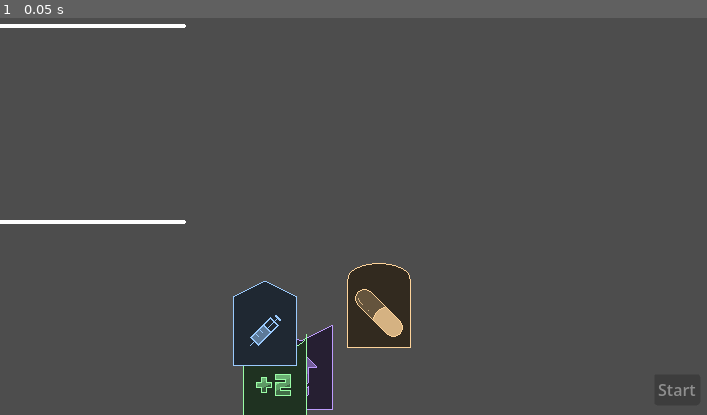
Above: before the commit, frame 1.
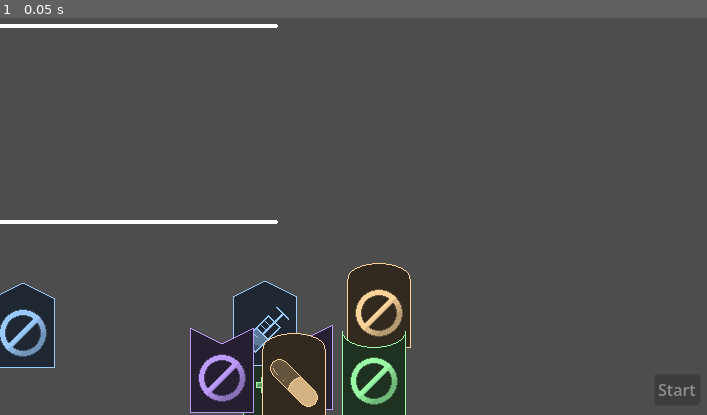
Above: after the commit, the same moment.

Repository: jjonn0/godot-wild-jam-94
Game: Godot game, scene res://Scenes/main.tscn
Two runs of this game, one before a commit and one after it. Both use one fixed random seed, a clock stepped at 60 frames per second and the inputs below.
Inputs:
- Up to frame 1 (0.05 s): no input

The runs differ from the first frame. In frame 1, 5.9% of the frame differs, in the area x 0-58%, y 1-100%.

Commit message:
Added Full Gene Editor Functionality
- Gene editor now executes card code
- Cards can store code by inheriting from the CardScript class and using on_activation() to run pre-defined functions.
- MusicManager added and can store playlists that will be run through continuously.
- Added more icons.
- Added animations for hovering over cards and card execution.

Diff:
--- /dev/null
+++ b/Scenes/Cards/A/effectless_a.tscn
@@ -0,0 +1,11 @@
+[gd_scene format=3 uid="uid://cgcxsjo8gdprk"]
+
+[ext_resource type="PackedScene" uid="uid://djo2v5a2mwa3q" path="res://Scenes/gene_card.tscn" id="1_t6olo"]
+[ext_resource type="Texture2D" uid="uid://cjbyd5qb4g0fn" path="res://Assets/Card Icons/Cancel.png" id="2_sqn10"]
+
+[node name="GeneCard" unique_id=1368041720 instance=ExtResource("1_t6olo")]
+card_title = "Effectless"
+card_desc = "This card has no effect."
+
+[node name="Icon" parent="CardBacking" parent_id_path=PackedInt32Array(1585305667) index="0" unique_id=1952132238]
+texture = ExtResource("2_sqn10")
--- a/Scenes/Cards/A/test_card.tscn
+++ /dev/null
@@ -1,12 +0,0 @@
-[gd_scene format=3 uid="uid://cucaqf1ryyiqj"]
-
-[ext_resource type="PackedScene" uid="uid://djo2v5a2mwa3q" path="res://Scenes/gene_card.tscn" id="1_c2iv0"]
-[ext_resource type="Texture2D" uid="uid://bkqeprihh035m" path="res://Assets/Card Icons/Arrow.png" id="2_pmoas"]
-
-[node name="GeneCard" unique_id=1368041720 instance=ExtResource("1_c2iv0")]
-icon = ExtResource("2_pmoas")
-card_title = "N/A"
-card_desc = "N/A"
-
-[node name="Icon" parent="CardBacking" parent_id_path=PackedInt32Array(1585305667) index="0" unique_id=1952132238]
-texture = ExtResource("2_pmoas")
--- /dev/null
+++ b/Scenes/Cards/C/effectless_c.tscn
@@ -0,0 +1,17 @@
+[gd_scene format=3 uid="uid://dgw5p1gxh1ph3"]
+
+[ext_resource type="PackedScene" uid="uid://djo2v5a2mwa3q" path="res://Scenes/gene_card.tscn" id="1_xcgm0"]
+[ext_resource type="Texture2D" uid="uid://cjbyd5qb4g0fn" path="res://Assets/Card Icons/Cancel.png" id="2_bdoa8"]
+[ext_resource type="Texture2D" uid="uid://dis0vc2l4vji1" path="res://Assets/Card Backing/C-Card.png" id="2_briv3"]
+
+[node name="GeneCard" unique_id=1368041720 instance=ExtResource("1_xcgm0")]
+card_type = 1
+card_title = "Effectless"
+card_desc = "This card has no effect."
+
+[node name="CardBacking" parent="." index="0" unique_id=1585305667]
+modulate = Color(0.604, 0.99, 0.649, 1)
+texture = ExtResource("2_briv3")
+
+[node name="Icon" parent="CardBacking" index="0" unique_id=1952132238]
+texture = ExtResource("2_bdoa8")
--- a/Scenes/Cards/C/recombination.tscn
+++ b/Scenes/Cards/C/recombination_c.tscn
@@ -3,8 +3,10 @@
 [ext_resource type="PackedScene" uid="uid://djo2v5a2mwa3q" path="res://Scenes/gene_card.tscn" id="1_6mfjf"]
 [ext_resource type="Texture2D" uid="uid://7vq1hv65kba3" path="res://Assets/Card Icons/Plus-2.png" id="2_20r6t"]
 [ext_resource type="Texture2D" uid="uid://dis0vc2l4vji1" path="res://Assets/Card Backing/C-Card.png" id="3_vspah"]
+[ext_resource type="Script" uid="uid://cep7bhcp0qrjl" path="res://Scripts/Card Scripts/recombination_script.gd" id="4_20r6t"]
 
-[node name="GeneCard" unique_id=1368041720 instance=ExtResource("1_6mfjf")]
+[node name="GeneCard" unique_id=1368041720 node_paths=PackedStringArray("card_script") instance=ExtResource("1_6mfjf")]
+card_script = NodePath("RecombinationScript")
 card_type = 1
 icon = ExtResource("2_20r6t")
 card_title = "Recombination"
@@ -16,3 +18,7 @@
 
 [node name="Icon" parent="CardBacking" index="0" unique_id=1952132238]
 texture = ExtResource("2_20r6t")
+
+[node name="RecombinationScript" type="Node" parent="." index="3" unique_id=1769813135]
+script = ExtResource("4_20r6t")
+metadata/_custom_type_script = "uid://cep7bhcp0qrjl"
--- /dev/null
+++ b/Scenes/Cards/G/effectless_g.tscn
@@ -0,0 +1,17 @@
+[gd_scene format=3 uid="uid://ucnwebqyefw3"]
+
+[ext_resource type="PackedScene" uid="uid://djo2v5a2mwa3q" path="res://Scenes/gene_card.tscn" id="1_bxl88"]
+[ext_resource type="Texture2D" uid="uid://cjbyd5qb4g0fn" path="res://Assets/Card Icons/Cancel.png" id="2_e1maq"]
+[ext_resource type="Texture2D" uid="uid://dodh3fsp3u4ej" path="res://Assets/Card Backing/G-Card.png" id="2_rssw3"]
+
+[node name="GeneCard" unique_id=1368041720 instance=ExtResource("1_bxl88")]
+card_type = 2
+card_title = "Effectless"
+card_desc = "This card has no effect."
+
+[node name="CardBacking" parent="." index="0" unique_id=1585305667]
+modulate = Color(0.99, 0.829, 0.604, 1)
+texture = ExtResource("2_rssw3")
+
+[node name="Icon" parent="CardBacking" index="0" unique_id=1952132238]
+texture = ExtResource("2_e1maq")
--- a/Scenes/Cards/G/test_card3.tscn
+++ b/Scenes/Cards/G/test_card3.tscn
@@ -7,8 +7,6 @@
 [node name="GeneCard" unique_id=1368041720 instance=ExtResource("1_yi1ej")]
 card_type = 2
 icon = ExtResource("2_kwx4p")
-card_title = "N/A"
-card_desc = "N/A"
 
 [node name="CardBacking" parent="." index="0" unique_id=1585305667]
 modulate = Color(0.99, 0.829, 0.604, 1)
--- /dev/null
+++ b/Scenes/Cards/T/effectless_t.tscn
@@ -0,0 +1,17 @@
+[gd_scene format=3 uid="uid://2srt3orf3j2g"]
+
+[ext_resource type="PackedScene" uid="uid://djo2v5a2mwa3q" path="res://Scenes/gene_card.tscn" id="1_37e8w"]
+[ext_resource type="Texture2D" uid="uid://cr647g6b8vnex" path="res://Assets/Card Backing/T-Card.png" id="2_g7bek"]
+[ext_resource type="Texture2D" uid="uid://cjbyd5qb4g0fn" path="res://Assets/Card Icons/Cancel.png" id="3_t54s6"]
+
+[node name="GeneCard" unique_id=1368041720 instance=ExtResource("1_37e8w")]
+card_type = 3
+card_title = "Effectless"
+card_desc = "This card has no effect."
+
+[node name="CardBacking" parent="." index="0" unique_id=1585305667]
+modulate = Color(0.604, 0.791, 0.99, 1)
+texture = ExtResource("2_g7bek")
+
+[node name="Icon" parent="CardBacking" index="0" unique_id=1952132238]
+texture = ExtResource("3_t54s6")
--- a/Scenes/Cards/T/test_card2.tscn
+++ /dev/null
@@ -1,18 +0,0 @@
-[gd_scene format=3 uid="uid://cc45gcdd0dk33"]
-
-[ext_resource type="PackedScene" uid="uid://djo2v5a2mwa3q" path="res://Scenes/gene_card.tscn" id="1_q53j4"]
-[ext_resource type="Texture2D" uid="uid://dxgfr8s84a47j" path="res://Assets/Card Icons/Syringe.png" id="2_jyl3m"]
-[ext_resource type="Texture2D" uid="uid://cr647g6b8vnex" path="res://Assets/Card Backing/T-Card.png" id="3_ish7y"]
-
-[node name="GeneCard" unique_id=1368041720 instance=ExtResource("1_q53j4")]
-card_type = 3
-icon = ExtResource("2_jyl3m")
-card_title = "N/A"
-card_desc = "N/A"
-
-[node name="CardBacking" parent="." index="0" unique_id=1585305667]
-modulate = Color(0.604, 0.791, 0.99, 1)
-texture = ExtResource("3_ish7y")
-
-[node name="Icon" parent="CardBacking" index="0" unique_id=1952132238]
-texture = ExtResource("2_jyl3m")
--- /dev/null
+++ b/Scenes/Cards/T/transfusion.tscn
@@ -0,0 +1,24 @@
+[gd_scene format=3 uid="uid://cc45gcdd0dk33"]
+
+[ext_resource type="PackedScene" uid="uid://djo2v5a2mwa3q" path="res://Scenes/gene_card.tscn" id="1_dmpsi"]
+[ext_resource type="Texture2D" uid="uid://dxgfr8s84a47j" path="res://Assets/Card Icons/Syringe.png" id="2_kdpf0"]
+[ext_resource type="Texture2D" uid="uid://cr647g6b8vnex" path="res://Assets/Card Backing/T-Card.png" id="3_hq5se"]
+[ext_resource type="Script" uid="uid://c55e5kpdmpb7d" path="res://Scripts/Card Scripts/transfusion_script.gd" id="4_ym1lu"]
+
+[node name="GeneCard" unique_id=1368041720 node_paths=PackedStringArray("card_script") instance=ExtResource("1_dmpsi")]
+card_script = NodePath("TransfusionScript")
+card_type = 3
+icon = ExtResource("2_kdpf0")
+card_title = "Transfusion"
+card_desc = "Your creature starts off with 5% less HP."
+
+[node name="CardBacking" parent="." index="0" unique_id=1585305667]
+modulate = Color(0.604, 0.791, 0.99, 1)
+texture = ExtResource("3_hq5se")
+
+[node name="Icon" parent="CardBacking" index="0" unique_id=1952132238]
+texture = ExtResource("2_kdpf0")
+
+[node name="TransfusionScript" type="Node" parent="." index="3" unique_id=511505816]
+script = ExtResource("4_ym1lu")
+metadata/_custom_type_script = "uid://c55e5kpdmpb7d"
--- a/Scenes/DNA/nucleotide_backing.tscn
+++ b/Scenes/DNA/nucleotide_backing.tscn
@@ -1,8 +1,8 @@
 [gd_scene format=3 uid="uid://b5nrjb0o3i6ni"]
 
-[ext_resource type="Script" uid="uid://b0tmphmmqh7wh" path="res://Scripts/nucleotide_backing.gd" id="1_0vkby"]
+[ext_resource type="Script" uid="uid://b0tmphmmqh7wh" path="res://Scripts/Classes/nucleotide_backing.gd" id="1_0vkby"]
 [ext_resource type="Texture2D" uid="uid://bwd84acf7ymlg" path="res://Assets/NucleotideBacking.png" id="1_8abgy"]
-[ext_resource type="Script" uid="uid://i6ircm2d18hy" path="res://Scripts/dna_snap_marker.gd" id="3_yo70o"]
+[ext_resource type="Script" uid="uid://i6ircm2d18hy" path="res://Scripts/Classes/dna_snap_marker.gd" id="3_yo70o"]
 
 [node name="NucleotideBacking" type="Node2D" unique_id=1464379320 node_paths=PackedStringArray("right_point", "left_point", "bottom_point", "top_point")]
 script = ExtResource("1_0vkby")
--- /dev/null
+++ b/Scenes/dna_arrow.tscn
@@ -0,0 +1,16 @@
+[gd_scene format=3 uid="uid://dle3cxu2w2cy1"]
+
+[ext_resource type="Script" uid="uid://bq7o4bwnguukm" path="res://Scripts/dna_arrow.gd" id="1_5vsq4"]
+[ext_resource type="Texture2D" uid="uid://mp71lceywkql" path="res://Assets/DNA_Arrow.png" id="1_dnex7"]
+
+[node name="DNAArrow" type="Sprite2D" unique_id=20802084]
+top_level = true
+z_index = 10
+texture = ExtResource("1_dnex7")
+offset = Vector2(0, -12)
+script = ExtResource("1_5vsq4")
+
+[node name="AnimationTimer" type="Timer" parent="." unique_id=1159538746]
+one_shot = true
+
+[connection signal="timeout" from="AnimationTimer" to="." method="_on_animation_timer_timeout"]
--- a/Scenes/gene_card.tscn
+++ b/Scenes/gene_card.tscn
@@ -1,6 +1,6 @@
 [gd_scene format=3 uid="uid://djo2v5a2mwa3q"]
 
-[ext_resource type="Script" uid="uid://c0pk4s2vbe2i" path="res://Scripts/gene_card.gd" id="1_mwspn"]
+[ext_resource type="Script" uid="uid://c0pk4s2vbe2i" path="res://Scripts/Classes/gene_card.gd" id="1_mwspn"]
 [ext_resource type="Texture2D" uid="uid://dam60otaj483u" path="res://Assets/Card Backing/A-Card.png" id="2_on1f6"]
 [ext_resource type="PackedScene" uid="uid://cqpvqxi5d03bs" path="res://UI/info_box.tscn" id="3_ytfrd"]
 
@@ -22,9 +22,11 @@
 offset_top = -43.0
 offset_right = 32.0
 offset_bottom = 42.0
+mouse_default_cursor_shape = 2
 
 [node name="InfoBox" parent="." unique_id=188304121 instance=ExtResource("3_ytfrd")]
 visible = false
+z_index = 100
 offset_left = 32.0
 offset_top = -101.0
 offset_right = 191.0
--- a/Scenes/main.tscn
+++ b/Scenes/main.tscn
@@ -1,8 +1,8 @@
 [gd_scene format=3 uid="uid://b6vwqni358t1t"]
 
-[ext_resource type="Script" uid="uid://xvpxrda51bh0" path="res://Scripts/card_manager.gd" id="1_bo1nx"]
+[ext_resource type="Script" uid="uid://xvpxrda51bh0" path="res://Scripts/Classes/card_manager.gd" id="1_bo1nx"]
 [ext_resource type="PackedScene" uid="uid://ckumx0euj54hi" path="res://UI/gene_editor.tscn" id="1_jjgbg"]
-[ext_resource type="Script" uid="uid://dni22hpcnq68q" path="res://Scripts/music_manager.gd" id="2_8gbba"]
+[ext_resource type="Script" uid="uid://dni22hpcnq68q" path="res://Scripts/Managers/music_manager.gd" id="2_8gbba"]
 
 [node name="Main" type="Node" unique_id=592642617]
 
--- /dev/null
+++ b/Scripts/Card Scripts/recombination_script.gd
@@ -0,0 +1,5 @@
+class_name RecombinationScript extends CardScript
+
+func on_activation() -> void:
+	_run_right_card_script()
+	_run_right_card_script()
--- /dev/null
+++ b/Scripts/Card Scripts/transfusion_script.gd
@@ -0,0 +1,4 @@
+class_name TransfusionScript extends CardScript
+
+func on_activation() -> void:
+	_modify_creature_health(0.0, 0.95)
--- /dev/null
+++ b/Scripts/Classes/card_executioner.gd
@@ -0,0 +1,31 @@
+class_name CardExecutioner extends Node
+
+var scripts : Array[CardScript] = []
+var execution_order : Array[CardScript] = []
+var _exe_index : int = 0
+
+func set_execution_list(new_scripts : Array[CardScript]) -> void:
+	scripts = new_scripts
+	for script in scripts:
+		if script:
+			execution_order.append(script)
+			script.on_run_right_card_script.connect(_on_run_right_card_script)
+
+func run_scripts() -> void:
+	while _exe_index < execution_order.size():
+		var card_script : CardScript = execution_order[_exe_index]
+		if card_script != null:
+			card_script.on_activation()
+		_exe_index += 1
+
+func get_result() -> Array[CardScript]:
+	return execution_order
+
+func _on_run_right_card_script(calling_script : CardScript) -> void:
+	var script_index : int = scripts.find(calling_script)
+	if script_index == -1:
+		push_error("[%s]: Card script (%s) was not found in the following list: %s." % [self, calling_script, scripts])
+		return
+	if script_index % GlobalNode.dna_strand_pairs == (scripts.size() - 1) % GlobalNode.dna_strand_pairs:
+		return
+	execution_order.insert(_exe_index + 1, scripts[script_index + 1])
--- /dev/null
+++ b/Scripts/Classes/card_script.gd
@@ -0,0 +1,14 @@
+@abstract
+class_name CardScript extends Node
+
+signal on_run_right_card_script(card_script : CardScript)
+
+## Refer to CardScript for documentation on how to use.
+@abstract
+func on_activation() -> void
+
+func _run_right_card_script() -> void:
+	on_run_right_card_script.emit(self)
+
+func _modify_creature_health(additive_amount : float, multiplicative_amount : float) -> void:
+	GlobalNode.player_creature_data.temporarily_modify({"health_add" : additive_amount, "health_mult" : multiplicative_amount})
--- a/Scripts/dna_strand.gd
+++ b/Scripts/Classes/dna_strand.gd
@@ -17,12 +17,12 @@
 		if last_pair == null:
 			pair.global_position = global_position - pair.right_point.global_position
 		else:
-			pair.global_position = last_pair.left_point.global_position - pair.right_point.global_position
+			pair.global_position = last_pair.right_point.global_position + pair.right_point.global_position
 		last_pair = pair
 		add_child(pair)
 		nucleotide_pair_refs.append(pair)
-	left_point = nucleotide_pair_refs.back().left_point
-	right_point = nucleotide_pair_refs.front().right_point
+	left_point = nucleotide_pair_refs.front().left_point
+	right_point = nucleotide_pair_refs.back().right_point
 
 func get_closest_free_site(gene_card : GeneCard) -> DNASnapMarker:
 	var pos : Vector2 = gene_card.global_position
--- a/Scripts/gene_card.gd
+++ b/Scripts/Classes/gene_card.gd
@@ -9,11 +9,14 @@
 const G_CARD = preload("uid://dodh3fsp3u4ej")
 const T_CARD = preload("uid://cr647g6b8vnex")
 
+const HOVER_SIZE : float = 1.05
+
 @onready var card_sprite: Sprite2D = $CardBacking
 @onready var icon_sprite: Sprite2D = $CardBacking/Icon
 @onready var bottom_point: Marker2D = $CardBacking/BottomPoint
 @onready var info_box: PanelContainer = $InfoBox
 @onready var hitbox: ReferenceRect = $Hitbox
+@export var card_script : CardScript
 
 @export var card_type : GlobalNode.CARD_TYPE:
 	set(value):
@@ -46,6 +49,9 @@
 var _is_mouse_clicked : bool = false
 ## Whether or not the card should be upside down.
 @export var _upside_down : bool = false
+## The scaling the card will lerp to.
+var _target_scaling : Vector2 = scale
+var _scale_speed : float = 1.0
 
 #region Animation vars
 const CARD_ROTATION_STEPS : int = 50
@@ -59,7 +65,7 @@
 		info_box.hide()
 		info_box.set_information(card_type, card_title, card_desc)
 
-func _process(_delta: float) -> void:
+func _process(delta: float) -> void:
 	if not Engine.is_editor_hint():
 		if _is_mouse_hovered:
 			info_box.global_position.y = get_global_mouse_position().y
@@ -79,15 +85,19 @@
 	icon_sprite.rotation_degrees = -card_sprite.rotation_degrees
 	if card_rotation_step < CARD_ROTATION_STEPS:
 		card_rotation_step += 1
+	if scale != _target_scaling:
+		scale = scale.lerp(_target_scaling, delta * _scale_speed)
 
 func _on_hitbox_mouse_entered() -> void:
 	_is_mouse_hovered = true
 	top_level = true
+	scale_card(Vector2.ONE * HOVER_SIZE, 50.0)
 	info_box.show()
 
 func _on_hitbox_mouse_exited() -> void:
 	_is_mouse_hovered = false
 	top_level = false
+	scale_card(Vector2.ONE, 50.0)
 	info_box.hide()
 
 func snap_to_position(pos : Vector2) -> void:
@@ -100,3 +110,11 @@
 	if _upside_down != is_upside_down:
 		_upside_down = is_upside_down
 		card_rotation_step = 0
+
+func scale_card(target_scaling : Vector2, scaling_speed : float) -> void:
+	_target_scaling = target_scaling
+	_scale_speed = scaling_speed
+
+func bounce_card(target_scaling : Vector2, scaling_speed : float) -> void:
+	scale = target_scaling
+	scale_card(Vector2.ONE, scaling_speed)
--- a/Scripts/global.gd
+++ b/Scripts/Classes/global.gd
@@ -1,4 +1,6 @@
 class_name Global extends Node
+
+const PLAYER_CREATURE_DATA = preload("uid://eudcgf4f4f2w")
 
 enum CARD_TYPE{A, C, G, T}
 
@@ -8,9 +10,14 @@
 const T_CARD_COLOR : Color = Color(0.604, 0.791, 0.99, 1.0)
 
 ## How many cards are drawn every Gene Editor Phase
-var cards_drawn : int = 4
+var cards_drawn : int = 8
 ## How many pairs the creature is allowed.
-var dna_strand_pairs : int = 2
+var dna_strand_pairs : int = 3
 var card_manager : CardManager
 var dna_cards : Array[GeneCard] = []
 var music_manager : MusicManager
+
+var player_creature_data : CreatureData = PLAYER_CREATURE_DATA
+
+func _ready() -> void:
+	player_creature_data.reset()
--- /dev/null
+++ b/Scripts/Data/Creature Data/PlayerCreatureData.tres
@@ -0,0 +1,9 @@
+[gd_resource type="Resource" script_class="CreatureData" format=3 uid="uid://eudcgf4f4f2w"]
+
+[ext_resource type="Script" uid="uid://bats42fdy512l" path="res://Scripts/Data/Creature Data/creature_data.gd" id="1_wwole"]
+
+[resource]
+script = ExtResource("1_wwole")
+start_health = 100.0
+damage_range = Vector2(10, 15)
+metadata/_custom_type_script = "uid://bats42fdy512l"
--- /dev/null
+++ b/Scripts/Data/Creature Data/creature_data.gd
@@ -0,0 +1,38 @@
+class_name CreatureData extends Resource
+
+## The maximum health points a creature can start off with.
+@export var start_health : float = 0.0
+## The lowest and highest damage a creature can roll (respectively).
+@export var damage_range : Vector2 = Vector2.ZERO
+## The number of seconds it takes before the creature can attack again.
+@export var attack_speed : float = 1.0
+
+var current_health : float
+var current_damage_range : Vector2
+var current_attack_speed : float
+
+func reset() -> void:
+	current_health = start_health
+	current_damage_range = damage_range
+	current_attack_speed = attack_speed
+
+func temporarily_modify(modifiers : Dictionary[String, Variant]) -> void:
+	for key in modifiers:
+		var val : Variant = modifiers[key]
+		match [key, typeof(val)]:
+			["health_mult", 3]:
+				current_health *= val
+			["health_add", 3]:
+				current_health += val
+			["attack_mult", 3]:
+				damage_range *= val
+			["attack_add", 3]:
+				damage_range.x += val
+				damage_range.y += val
+			["speed_mult", 3]:
+				current_attack_speed *= val
+			["speed_add", 3]:
+				current_attack_speed += val
+			_:
+				push_error("[%s]: Modifier value (%s) is not accepted for type \"%s\"" % [self, val, key])
+	print(current_health)
--- /dev/null
+++ b/Scripts/dna_arrow.gd
@@ -0,0 +1,40 @@
+extends Sprite2D
+
+@onready var animation_timer: Timer = $AnimationTimer
+
+@export var animation_start_time : float = 0.7
+@export var animation_time_factor : float = 0.95
+var current_animation_time : float
+
+var cards : Array[GeneCard]
+var index : int
+
+func _ready() -> void:
+	current_animation_time = animation_start_time
+	index = 0
+
+func _process(delta: float) -> void:
+	if cards.size() == 0:
+		return
+	if global_position != cards[index].bottom_point.global_position:
+		global_position = global_position.lerp(cards[index].bottom_point.global_position, delta / pow(current_animation_time, 6.0))
+	if cards[index]._upside_down:
+		rotation_degrees = lerp(rotation_degrees, 0.0, delta / pow(current_animation_time, 6.0))
+	else:
+		rotation_degrees = lerp(rotation_degrees, 180.0, delta / pow(current_animation_time, 6.0))
+
+func start_animation() -> void:
+	if cards.size() == 0:
+		return
+	global_position = cards[index].bottom_point.global_position
+	cards[index].bounce_card(Vector2.ONE * cards[index].HOVER_SIZE, 10.0)
+	animation_timer.start(current_animation_time)
+
+func _on_animation_timer_timeout() -> void:
+	current_animation_time *= animation_time_factor
+	index += 1
+	if index < cards.size():
+		cards[index].bounce_card(Vector2.ONE * cards[index].HOVER_SIZE, 10.0)
+		animation_timer.start(current_animation_time)
+	else:
+		index -= 1
--- a/Scripts/gene_editor.gd
+++ b/Scripts/gene_editor.gd
@@ -1,25 +1,28 @@
 extends Control
 
-@export_category("User Settings")
 const CARD_FOLLOW_SPEED : float = 50.0
+const DNA_ARROW = preload("uid://dle3cxu2w2cy1")
 
 @export_category("Technical")
 @export var card_start_box : ReferenceRect
 @export var card_end_box : ReferenceRect
 @export var dna_spawn_point : Marker2D
-@export var max_snapping_distance : float = 100.0
+@export var max_snapping_distance : float = 50.0
 @export var start_button : Button
 
 var _snapped_cards : Array[GeneCard] = []
 ## An array containing every unsnapped gene card. Used for moving cards back to the right place.
 var _unsnapped_cards : Array[GeneCard] = []
 
+# Card holding/snapping
 var _held_card : GeneCard
 var _dna_strand_ref : DNAStrand
 var _closest_site_ref : DNASnapMarker
 var _can_snap_card : bool = false
 
+# Checks
 var _strand_full : bool = false
+var _awaiting_transition : bool = false
 
 func _ready() -> void:
 	spawn_cards()
@@ -35,6 +38,8 @@
 		draw_line(_closest_site_ref.global_position, get_global_mouse_position(), Color(0.0, 1.0, 0.217, 1.0), 2.0)
 
 func _process(delta: float) -> void:
+	if _awaiting_transition:
+		return
 	if _held_card:
 		_held_card.global_position = _held_card.global_position.lerp(get_global_mouse_position(), delta * CARD_FOLLOW_SPEED)
 		_closest_site_ref = _dna_strand_ref.get_closest_free_site(_held_card)
@@ -53,6 +58,8 @@
 		card.global_position = Vector2(clampf(card.global_position.x, rect.position.x, rect.end.x), clampf(card.global_position.y, rect.position.y, rect.end.y))
 
 func _on_card_clicked(gene_card : GeneCard) -> void:
+	if _awaiting_transition:
+		return
 	if _held_card:
 		return
 	_held_card = gene_card
@@ -66,6 +73,8 @@
 		_snapped_cards.append(gene_card)
 
 func _on_card_released(gene_card : GeneCard) -> void:
+	if _awaiting_transition:
+		return
 	if gene_card != _held_card:
 		return
 	_held_card = null
@@ -103,3 +112,26 @@
 	if _snapped_cards.size() == GlobalNode.dna_strand_pairs * 2:
 		return true
 	return false
+
+func _on_start_button_pressed() -> void:
+	_awaiting_transition = true
+	var new_executioner : CardExecutioner = CardExecutioner.new()
+	var execution_list : Array[CardScript] = []
+	add_child(new_executioner)
+	for pair : NucleotideBacking in _dna_strand_ref.nucleotide_pair_refs:
+		execution_list.append(pair.top_point.held_card.card_script)
+	for pair : NucleotideBacking in _dna_strand_ref.nucleotide_pair_refs:
+		execution_list.append(pair.bottom_point.held_card.card_script)
+	new_executioner.set_execution_list(execution_list)
+	new_executioner.run_scripts()
+
+	var result : Array[CardScript] = new_executioner.get_result()
+	var cards : Array[GeneCard] = []
+	for script in result:
+		for card in _snapped_cards:
+			if card.card_script == script:
+				cards.append(card)
+	var dna_arrow : Sprite2D = DNA_ARROW.instantiate()
+	dna_arrow.cards = cards
+	add_child(dna_arrow)
+	dna_arrow.start_animation()
--- a/UI/gene_editor.tscn
+++ b/UI/gene_editor.tscn
@@ -36,7 +36,8 @@
 card_start_box = NodePath("CardStartBox")
 card_end_box = NodePath("CardEndBox")
 dna_spawn_point = NodePath("DNASpawnPoint")
-start_button = NodePath("MarginContainer/Button")
+max_snapping_distance = 150.0
+start_button = NodePath("MarginContainer/StartButton")
 
 [node name="CardEndBox" type="ReferenceRect" parent="." unique_id=1895368688]
 layout_mode = 0
@@ -71,8 +72,10 @@
 theme_override_constants/margin_right = 20
 theme_override_constants/margin_bottom = 10
 
-[node name="Button" type="Button" parent="MarginContainer" unique_id=2041283483]
+[node name="StartButton" type="Button" parent="MarginContainer" unique_id=2041283483]
 layout_mode = 2
 size_flags_horizontal = 4
 size_flags_vertical = 4
 text = "Start"
+
+[connection signal="pressed" from="MarginContainer/StartButton" to="." method="_on_start_button_pressed"]
--- a/default_bus_layout.tres
+++ b/default_bus_layout.tres
@@ -4,7 +4,7 @@
 bus/0/volume_db = 0.06726074
 bus/1/name = &"Music"
 bus/1/solo = false
-bus/1/mute = true
+bus/1/mute = false
 bus/1/bypass_fx = false
 bus/1/volume_db = -14.622803
 bus/1/send = &"Master"
Binary file added: Assets/Arrow.aseprite
Binary file added: Assets/Card Icons/Cancel.aseprite
Binary file added: Assets/Card Icons/Cancel.png
Not shown, added: Assets/Card Icons/Cancel.png.import
Binary file changed: Assets/Card Icons/Syringe.aseprite
Binary file changed: Assets/Card Icons/Syringe.png
Binary file added: Assets/DNA_Arrow.png
Not shown, added: Assets/DNA_Arrow.png.import
Not shown: 1 places in Scenes/Cards/G/test_card3.tscn that only renumber resources
Not shown, added: Scripts/Card Scripts/recombination_script.gd.uid
Not shown, added: Scripts/Card Scripts/transfusion_script.gd.uid
Not shown, added: Scripts/Classes/card_executioner.gd.uid
(and 14 more such lines)
